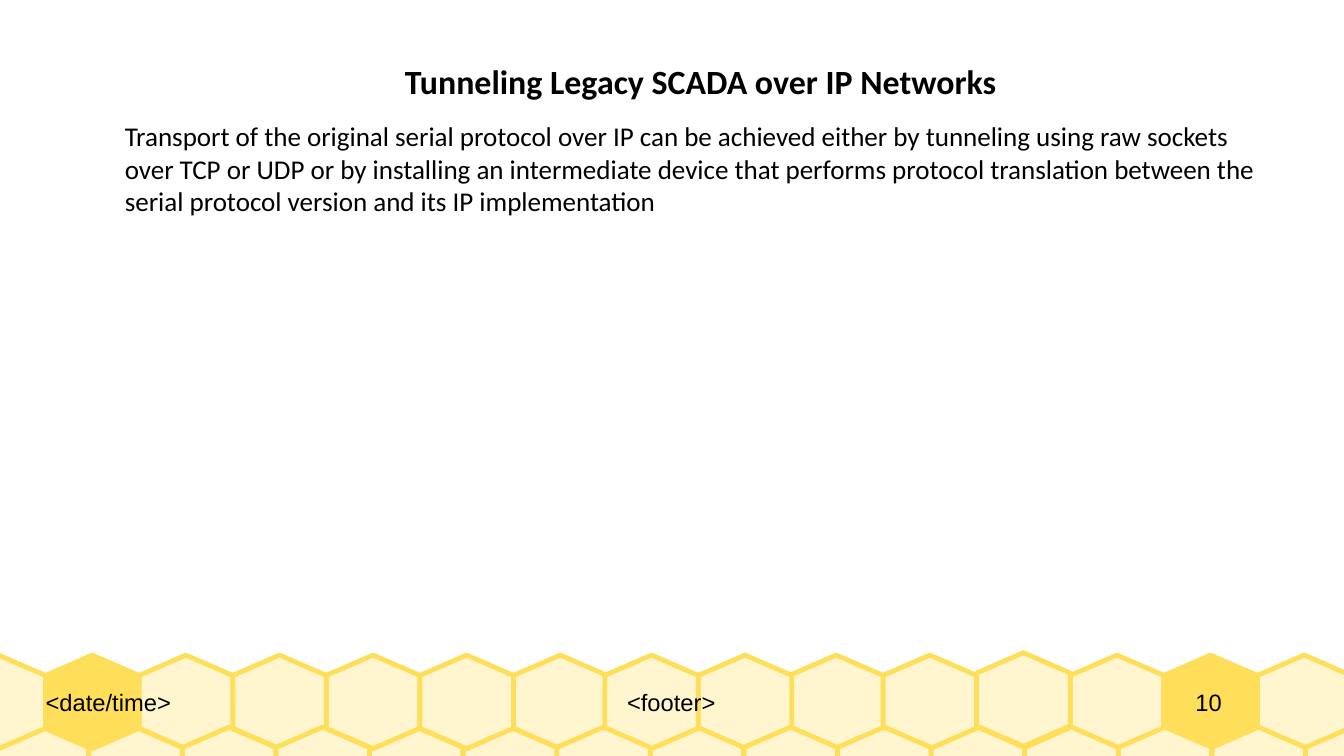
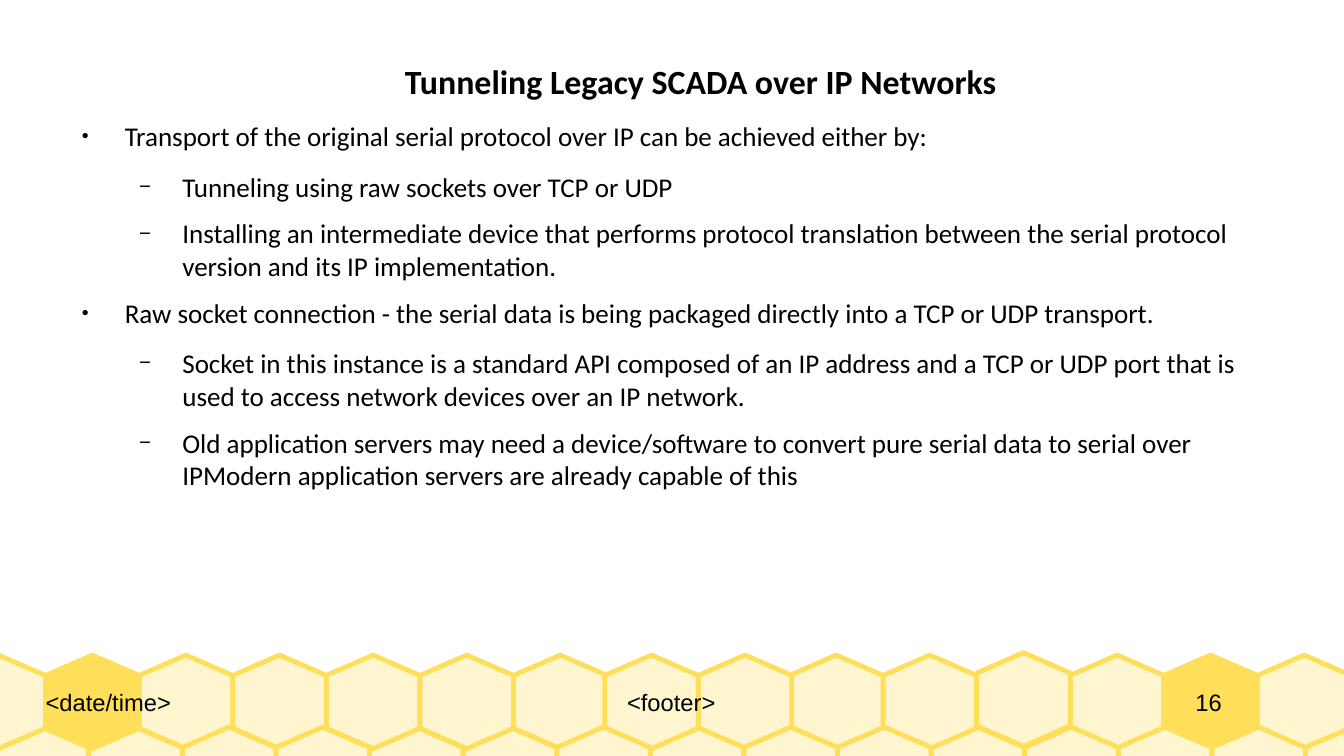
Before and after one commit to Dihfahsih1/Masters-Software-Engineering, a slide deck: slide 16 of yr-sem1/IoT/chapter-6-slides.odp (slide 10 before the commit). Drawn at 1344x756 pixels with LibreOffice and Linux fonts; fonts in the diff are those of the drawing. Boxes give left, top, right and bottom in pixels: in the first picture for what was removed or moved away, otherwise in the second. Text is boxed around its words. In the diff, an @@ line names an element or a change of style, - is before the commit and + after.

```diff
--- a/yr-sem1/IoT/chapter-6-slides.odp
+++ b/yr-sem1/IoT/chapter-6-slides.odp
@@ text at <box>125,127,1235,490</box>: text changed @@
-Transport of the original serial protocol over IP can be achieved either by tunneling using raw sockets over TCP or UDP or by installing an intermediate device that performs protocol translation between the serial protocol version and its IP implementation
+● Transport of the original serial protocol over IP can be achieved either by:
+  − Tunneling using raw sockets over TCP or UDP
+  − Installing an intermediate device that performs protocol translation between the serial protocol version and its IP implementation.
+● Raw socket connection - the serial data is being packaged directly into a TCP or UDP transport.
+  − Socket in this instance is a standard API composed of an IP address and a TCP or UDP port that is used to access network devices over an IP network.
+  − Old application servers may need a device/software to convert pure serial data to serial over IPModern application servers are already capable of this
@@ page number at <box>1195,694,1221,712</box>: text changed @@
-10
+16
```
Also in this commit, not shown: 10 other slides changed, 15 slides added, 5 slides removed, 6 other files.
